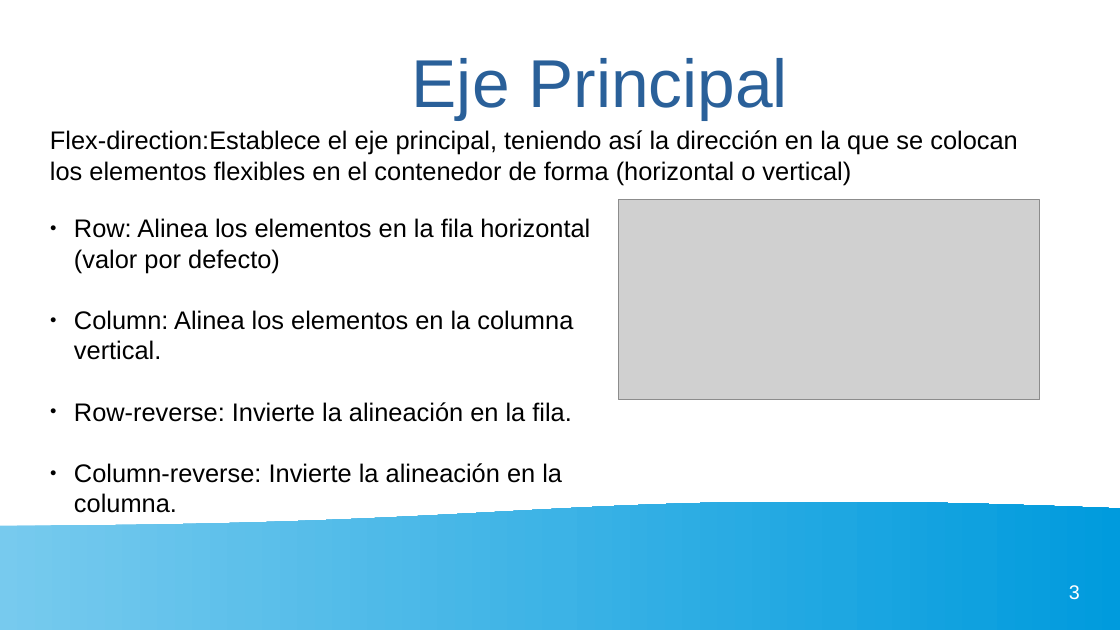
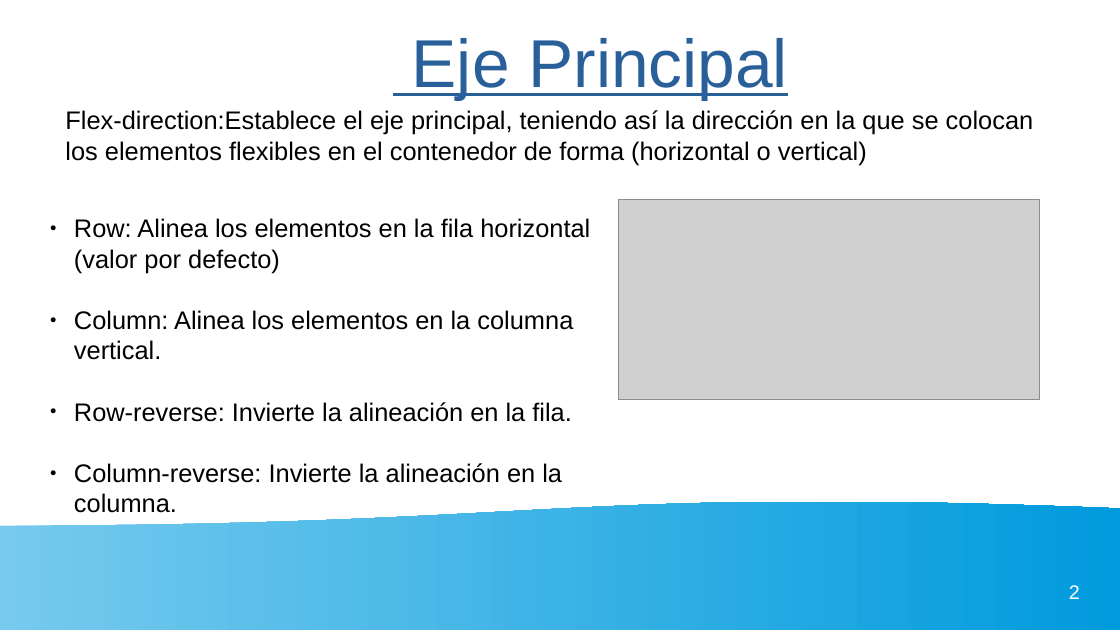
Before and after one commit to gaizkamg/HTML-CSS-Entregable, a slide deck: slide 2 of Presentacion/presentacion-flexbox.odp (slide 3 before the commit). Drawn at 1120x630 pixels with LibreOffice and Linux fonts; fonts in the diff are those of the drawing; grey boxes stand for pictures. Boxes give left, top, right and bottom in pixels: in the first picture for what was removed or moved away, otherwise in the second. Text is boxed around its words. In the diff, an @@ line names an element or a change of style, - is before the commit and + after.

```diff
--- a/Presentacion/presentacion-flexbox.odp
+++ b/Presentacion/presentacion-flexbox.odp
@@ title "Eje Principal": place and size @@
-title "Eje Principal" at [412, 58, 788, 120]
+title "Eje Principal" at [412, 38, 788, 100]
@@ title "Eje Principal" at [412, 38, 788, 100]: underline on @@
@@ text "Flex-direction:Establece el eje principal, teniendo ...": place and size @@
-text "Flex-direction:Establece el eje principal, teniendo ..." at [50, 130, 1018, 185]
+text "Flex-direction:Establece el eje principal, teniendo ..." at [65, 110, 1034, 165]
@@ page number at [1069, 585, 1080, 599]: text changed @@
-3
+2
```
Also in this commit, not shown: 3 other slides changed, 2 slides added, 1 slide removed, 2 other files.
